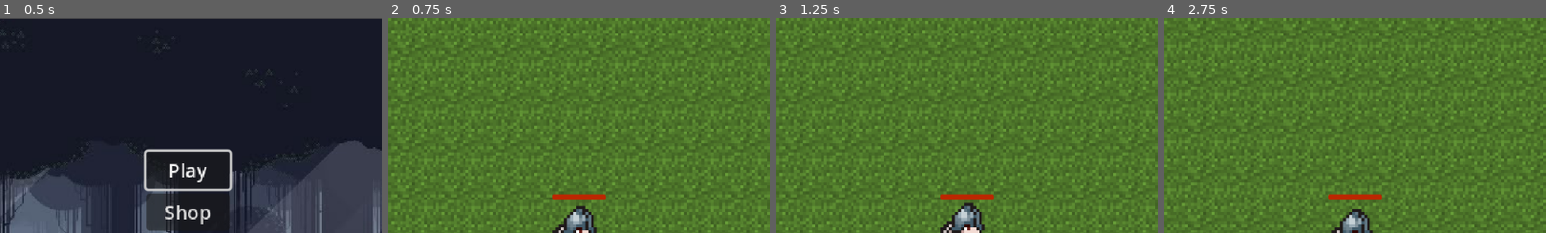
Above: before the commit, frames 1-4 (left to right).
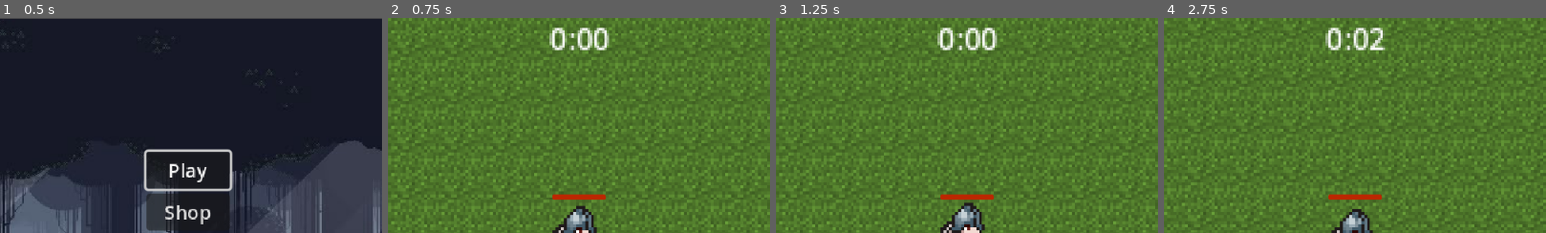
Above: after the commit, the same moments.

Repository: Qxver/Godot-Game
Game: Godot game, scene res://Menu/menu.tscn
Two runs of this game, one before a commit and one after it. Both use one fixed random seed, a clock stepped at 60 frames per second and the inputs below.
Inputs:
- Up to frame 1 (0.5 s): no input
- Up to frame 2 (0.75 s): click "Play" at 0.5 s
- Up to frame 3 (1.25 s): no input
- Up to frame 4 (2.75 s): tap Enter at 1.25 s; hold Right (move_right) 1.28-2.03 s; hold S (move_down) from 2.03 s (still down)
The pictures show only the part of the screen within x 25-75%, y 0-50%; the shares and areas given below are measured in that part.

Frame 1 is identical in both runs. In frame 2, 1.0% of the frame differs, in the area x 42-58%, y 4-16%; in frame 3, 1.0%; in frame 4, 1.0%.

Commit message:
Added timer in-game

Diff:
--- a/game.gd
+++ b/game.gd
@@ -10,3 +10,14 @@
 # spawn enemy timer
 func _on_timer_timeout() -> void:
 	spawn_enemy()
+
+# screen timer
+var elapsed_time := 0
+func _on_timer_timeout2() -> void:
+	elapsed_time += 1
+	var minutes = elapsed_time / 60
+	var seconds = elapsed_time % 60
+	%Label.set_text(str(minutes, ":", seconds if seconds >= 10 else "0" + str(seconds)))
+
+func _ready() -> void:
+	%Label.set_text("0:00")
--- a/game.tscn
+++ b/game.tscn
@@ -42,6 +42,19 @@
 position = Vector2(-2, -9)
 zoom = Vector2(2.5, 2.5)
 
+[node name="Label" type="Label" parent="Player/Camera2D"]
+unique_name_in_owner = true
+offset_left = -44.0
+offset_top = -76.0
+offset_right = 47.0
+offset_bottom = -53.0
+theme_override_font_sizes/font_size = 10
+horizontal_alignment = 1
+vertical_alignment = 1
+
+[node name="Timer" type="Timer" parent="Player/Camera2D/Label"]
+autostart = true
+
 [node name="Path2D" type="Path2D" parent="Player"]
 position = Vector2(1.5625, 7.62939e-06)
 scale = Vector2(1.01563, 1)
@@ -58,8 +71,9 @@
 size_flags_horizontal = 4
 size_flags_vertical = 4
 
-[node name="Timer" type="Timer" parent="."]
+[node name="TimerMobSpawn" type="Timer" parent="."]
 unique_name_in_owner = true
 autostart = true
 
-[connection signal="timeout" from="Timer" to="." method="_on_timer_timeout"]
+[connection signal="timeout" from="Player/Camera2D/Label/Timer" to="." method="_on_timer_timeout2"]
+[connection signal="timeout" from="TimerMobSpawn" to="." method="_on_timer_timeout"]
--- a/player.gd
+++ b/player.gd
@@ -60,13 +60,12 @@
 		$AnimatedSprite2D.play("idle")
 
 
-func _process(delta):
+func _process(delta) -> void:
 	var overlapping_mobs = %HealthBox.get_overlapping_bodies()
 	if overlapping_mobs.size() > 0:
 		for mob in overlapping_mobs:
 			if mob.is_in_group("enemies"):
 				health 	-= mob.damage * delta
-		print("Health:", health)
 		%ProgressBar.value = health
 		if health <= 0:
 			health_depleted.emit()
